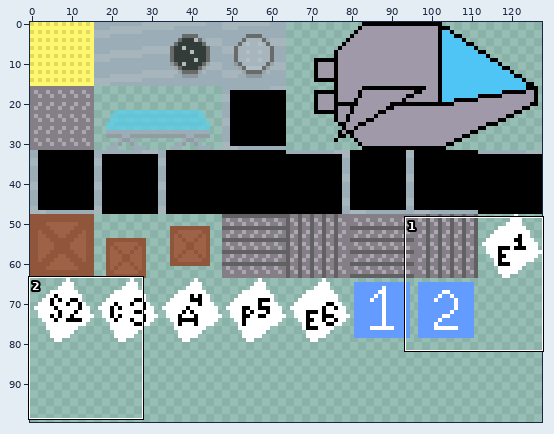
File history of a pixel-art file, project_files/aseprite/CC_shipSheet_001.ase. The first picture is a wide view before the edit; the outline marks the close-up.
Close-up. Before the commit:
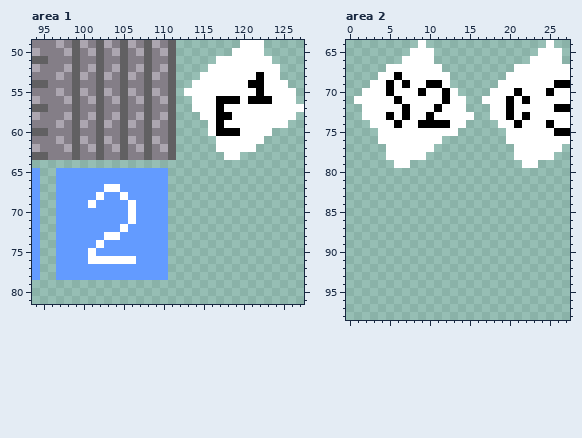
128x128 pixels, 1 frame. Colours within 5 levels of each other are drawn and written as one. Shown: area 1: x 94..127, y 49..81; area 2: x 0..27, y 64..98. The wide view leaves out empty margins. The commit also changed other parts of the picture, which this record leaves out.
The same view after the edit:
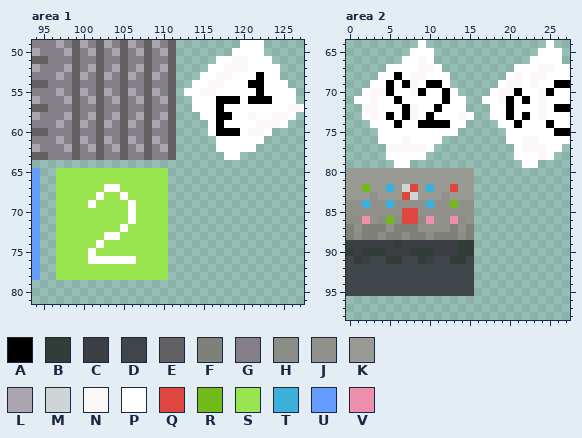
Palette (. is transparent): A #000000  B #323c39  C #3b3e42  D #3f4548  E #616062  F #7f807a  G #847e87  H #8c8d85  J #90918b  K #999a93  L #aca6b0  M #cfd5d6  N #fbf7f7  P #ffffff  Q #e04640  R #71ba1a  S #99e550  T #3cb0da  U #639bff  V #ee90ad
Edits made:
--- area 1
@@ x 113..127 @@
 50 ......PPPP.....
-51 ....PPPPPPP....
-52 ...PPPPPPPPP...
-53 ..PPPPPPPAPP...
-54 .PPPPPPPAAPPP..
-55 PPPPPPPPPAPPPP.
+51 ....PPNNPPP....
+52 ...PPNNNPPPP...
+53 ..PPNNPPPAPP...
+54 .PPNNPPPAAPPP..
+55 PPNNPPPPPAPPPP.
 56 .PPPAAAPAAAPPP.
-57 .PPPAPPPPPPPPPP
-58 ..PPAAPPPPPPPP.
-59 ...PAPPPPPPPP..
-60 ...PAAAPPPP....
+57 .PPPAPPPPPPPPNN
+58 ..PPAAPPNPPNNP.
+59 ...PAPPPPNNNP..
+60 ...PAAAPNNP....
 61 ....PPPPPP.....
@@ x 95..112 @@
 64 ..................
-65 ..UUUUUUUUUUUUUU..
-66 ..UUUUUUUUUUUUUU..
-67 ..UUUUUUPPUUUUUU..
-68 ..UUUUUPUUPUUUUU..
-69 ..UUUUPUUUUPUUUU..
-70 ..UUUUUUUUUPUUUU..
-71 ..UUUUUUUUUPUUUU..
-72 ..UUUUUUUUPUUUUU..
-73 ..UUUUUUPPUUUUUU..
-74 ..UUUUUPUUUUUUUU..
-75 ..UUUUPUUUUUUUUU..
-76 ..UUUUPPPPPPUUUU..
-77 ..UUUUUUUUUUUUUU..
-78 ..UUUUUUUUUUUUUU..
+65 ..SSSSSSSSSSSSSS..
+66 ..SSSSSSSSSSSSSS..
+67 ..SSSSSSPPSSSSSS..
+68 ..SSSSSPSSPSSSSS..
+69 ..SSSSPSSSSPSSSS..
+70 ..SSSSSSSSSPSSSS..
+71 ..SSSSSSSSSPSSSS..
+72 ..SSSSSSSSPSSSSS..
+73 ..SSSSSSPPSSSSSS..
+74 ..SSSSSPSSSSSSSS..
+75 ..SSSSPSSSSSSSSS..
+76 ..SSSSPPPPPPSSSS..
+77 ..SSSSSSSSSSSSSS..
+78 ..SSSSSSSSSSSSSS..
 79 ..................
--- area 2
@@ x 0..27 @@
 65 ........PPP.............PPP.
-66 .......PPPP............PPPP.
-67 .....PPPPPPP.........PPPPPPP
-68 ....PPAPPPPPP.......PPPPPPPP
-69 ...PPAPAPPAAP......PPPPPPPAA
-70 ..PPPAPPPAPPAP....PPPAPPPAPP
-71 .PPPPPAPPPPPAPP..PPPAPAPPPPP
-72 ..PPPPPAPPPAPPP...PPAPPPPPAA
-73 ..PPPAPAPPAPPPPP..PPAPAPPPPP
+66 .......PPNP............PPPP.
+67 .....PPPPNNP.........PPPNNPP
+68 ....PPAPNNPPP.......PNPNNPPP
+69 ...PPAPANPAAP......PNNPNPPAA
+70 ..PNNAPPNAPPAP....PNNAPPNAPP
+71 .PPNPPAPPPPPAPP..PPNAPAPNPPP
+72 ..NNPPPANPPAPPP...PPAPPPNPAA
+73 ..PNPAPANPAPPPNP..PPAPAPNPPP
 74 ...PPPAPPAAAAPP....PPAPPPAPP
 75 ....PPPPPPPPPP......PPPPPPAA
-76 ....PPPPPPPP........PPPPPPPP
-77 .....PPPPPP..........PPPPPP.
-78 .....PPPPP...........PPPPP..
+76 ....PPPNPPPP........PPNNPPPP
+77 .....NNNNNP..........PNNNPP.
+78 .....PPPPP...........PPPNP..
 79 ......PP..............PP....
-80 ............................
-81 ............................
-82 ............................
-83 ............................
-84 ............................
-85 ............................
-86 ............................
-87 ............................
-88 ............................
-89 ............................
-90 ............................
-91 ............................
-92 ............................
-93 ............................
-94 ............................
-95 ............................
+80 KKKKKKKKKKKKKKKK............
+81 KKKKKKKKKKKKKKKK............
+82 KKRKKTKMQKTKKQKK............
+83 KKKJKKKQMKKKJKKK............
+84 JJTJJTJJJJTJJRJJ............
+85 JJJJJJJQQJJJJJJJ............
+86 HHVJHRHQQHVJJVHJ............
+87 FJFFFJFFFJJJJFJF............
+88 FHFFHFFHFFHFFFHF............
+89 CCCCCCBCCCCCCCBB............
+90 BCBBBCCCBBBCCCBB............
+91 DBCDDBBDDBCDDBBD............
+92 DDDDDDDDDDDDDDDD............
+93 DDDDDDDDDDDDDDDD............
+94 DDDDDDDDDDDDDDDD............
+95 DDDDDDDDDDDDDDDD............
 96 ............................
Boxes around the changes in both close-ups, in picture pixels (x1, y1, x2, y2):
changed: (200, 56, 248, 96)
changed: (248, 104, 304, 136)
changed: (56, 168, 168, 280)
changed: (346, 56, 474, 296)
changed: (498, 64, 554, 160)
